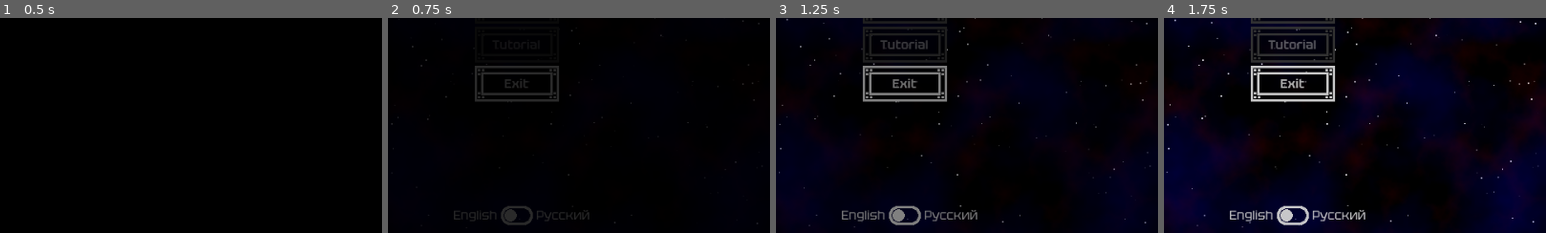
Above: before the commit, frames 1-4 (left to right).
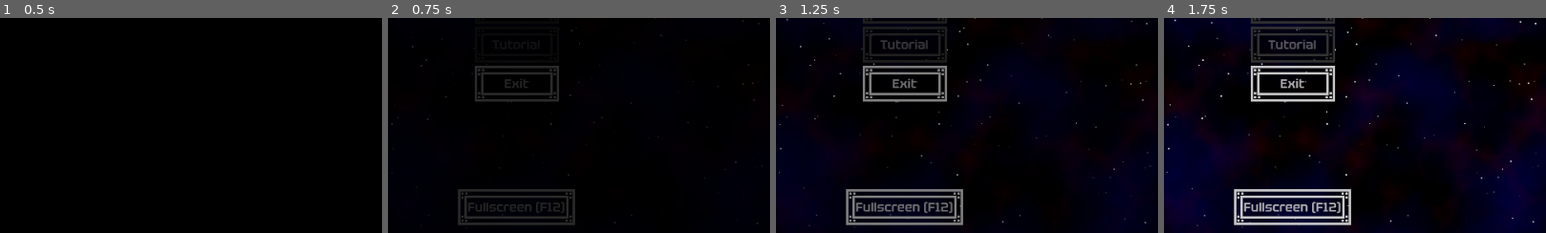
Above: after the commit, the same moments.

Repository: kedalovo/-SG-Spaceship-Management
Game: Godot game, scene res://Start Menu/start_menu.tscn
Same seed, same stepped clock (60 frames per second), same inputs: the game is played once before the commit and once after it.
Inputs (mouse positions are % of the whole screen's width and height, from its top left):
- Up to frame 1 (0.5 s): no input
- Up to frame 2 (0.75 s): click "New game" at 0.5 s
- Up to frame 3 (1.25 s): no input
- Up to frame 4 (1.75 s): move the mouse to (72, 45) at 1.27 s; hold Right (right) from 1.28 s (still down); hold ` (test_quote) from 1.28 s (still down); click (72, 45) at 1.42 s
The pictures show only the part of the screen within x 33-83%, y 49-99%; the shares and areas given below are measured in that part.

Frame 1 is identical in both runs. In frame 2, 2.1% of the frame differs, in the area x 17-53%, y 79-97%; in frame 3, 3.0%; in frame 4, 3.1%.

Commit message:
Tweaked algae burn sound, interaction logic. Removed translation button, since translation works on it's own. Probably fixed the issue of counting algae properly.

Diff:
--- a/Game Scene/game.gd
+++ b/Game Scene/game.gd
@@ -116,6 +116,11 @@
 		load_game()
 		toggle_store(true)
 	else:
+		var dir: DirAccess = DirAccess.open("user://")
+		if dir.file_exists("user://save.tres"):
+			dir.remove("user://save.tres")
+		if dir.file_exists("user://perm_save.tres"):
+			dir.remove("user://perm_save.tres")
 		toggle_map(true)
 
 
@@ -263,6 +268,8 @@
 
 
 func save_game() -> void:
+	var is_permanent: bool = space.current_location.map_index.x in [4, 9]
+
 	var consumed_algae: Array[float] = []
 	var consumed_fuel_cell: Array[float] = []
 	var consumed_coolant_cell: Array[float] = []
@@ -312,12 +319,24 @@
 	new_save_data.map_path = map.path
 	new_save_data.current_location_index = space.current_location.map_index
 	new_save_data.current_map_level = map.current_level
-	ResourceSaver.save(new_save_data, "user://save.tres")
-	print("[SAVE] Save complete.")
+	if is_permanent:
+		ResourceSaver.save(new_save_data, "user://perm_save.tres")
+		print("[SAVE] Permasave complete.")
+	else:
+		ResourceSaver.save(new_save_data, "user://save.tres")
+		print("[SAVE] Save complete.")
 
 
 func load_game() -> void:
-	var save_data: save_game_template = ResourceLoader.load("user://save.tres")
+	var save_data: save_game_template
+	var dir: DirAccess = DirAccess.open("user://")
+	if dir.file_exists("user://save.tres"):
+		save_data = ResourceLoader.load("user://save.tres")
+	elif dir.file_exists("user://perm_save.tres"):
+		save_data = ResourceLoader.load("user://perm_save.tres")
+	else:
+		push_error("Tried to load non-existent save data")
+		return
 	for i in save_data.life_support_tier:
 		life_support_system.upgrade(i+1)
 	for i in save_data.engines_tier:
--- a/Game Scene/tutorial.gd
+++ b/Game Scene/tutorial.gd
@@ -66,6 +66,7 @@
 			proceed()
 			request.emit("systems")
 		&"tutorial_8_end":
+			game_manager.is_tutorial = false
 			get_tree().change_scene_to_file("res://Start Menu/start_menu.tscn")
 
 
--- a/Resources/Locale.csv
+++ b/Resources/Locale.csv
@@ -211,3 +211,4 @@
 Желаю вам удачи в следующем приключении!"
 VICTORY_MENU,Main menu,Выйти в меню
 VICTORY_EXIT,Exit to desktop,Выйти на рабочий стол
+BTN_FULLSCREEN,Fullscreen (F12),Полный экран (F12)
--- a/Start Menu/start_menu.gd
+++ b/Start Menu/start_menu.gd
@@ -33,7 +33,7 @@
 	Input.set_custom_mouse_cursor(CURSOR_POINTER, Input.CURSOR_POINTING_HAND)
 	noise.texture.noise.seed = randi()
 	noise_2.texture.noise.seed = randi()
-	if FileAccess.file_exists("user://save.tres"):
+	if FileAccess.file_exists("user://save.tres") or FileAccess.file_exists("user://perm_save.tres"):
 		continue_button.disabled = false
 
 
@@ -174,3 +174,16 @@
 func _on_check_button_mouse_entered() -> void:
 	if !is_finished_loading:
 		button_hover_audio.play()
+
+
+func _on_fullscreen_button_pressed() -> void:
+	button_press_audio.play()
+	if DisplayServer.window_get_mode() == DisplayServer.WindowMode.WINDOW_MODE_WINDOWED:
+		DisplayServer.window_set_mode(DisplayServer.WINDOW_MODE_EXCLUSIVE_FULLSCREEN)
+	elif DisplayServer.window_get_mode() == DisplayServer.WindowMode.WINDOW_MODE_EXCLUSIVE_FULLSCREEN:
+		DisplayServer.window_set_mode(DisplayServer.WINDOW_MODE_WINDOWED)
+
+
+func _on_fullscreen_button_mouse_entered() -> void:
+	if !is_finished_loading:
+		button_hover_audio.play()
--- a/Start Menu/start_menu.tscn
+++ b/Start Menu/start_menu.tscn
@@ -436,18 +436,26 @@
 alignment = 1
 
 [node name="English Label" type="Label" parent="Background Container/Margin/Language HBox"]
+visible = false
 layout_mode = 2
 size_flags_horizontal = 10
 text = "English"
 
 [node name="CheckButton" type="CheckButton" parent="Background Container/Margin/Language HBox"]
+visible = false
 layout_mode = 2
 size_flags_horizontal = 4
 
 [node name="Russian Label" type="Label" parent="Background Container/Margin/Language HBox"]
+visible = false
 layout_mode = 2
 size_flags_horizontal = 2
 text = "Русский"
+
+[node name="Fullscreen Button" type="Button" parent="Background Container/Margin/Language HBox"]
+layout_mode = 2
+size_flags_horizontal = 6
+text = "BTN_FULLSCREEN"
 
 [node name="VBox" type="VBoxContainer" parent="Background Container/Margin"]
 layout_mode = 2
@@ -563,6 +571,8 @@
 
 [connection signal="mouse_entered" from="Background Container/Margin/Language HBox/CheckButton" to="." method="_on_check_button_mouse_entered"]
 [connection signal="toggled" from="Background Container/Margin/Language HBox/CheckButton" to="." method="_on_check_button_toggled"]
+[connection signal="mouse_entered" from="Background Container/Margin/Language HBox/Fullscreen Button" to="." method="_on_fullscreen_button_mouse_entered"]
+[connection signal="pressed" from="Background Container/Margin/Language HBox/Fullscreen Button" to="." method="_on_fullscreen_button_pressed"]
 [connection signal="mouse_entered" from="Background Container/Margin/VBox/Start Button" to="." method="_on_start_button_mouse_entered"]
 [connection signal="pressed" from="Background Container/Margin/VBox/Start Button" to="." method="_on_start_button_pressed"]
 [connection signal="mouse_entered" from="Background Container/Margin/VBox/Continue Button" to="." method="_on_continue_button_mouse_entered"]
--- a/Systems/Life Support/Algae/algae.gd
+++ b/Systems/Life Support/Algae/algae.gd
@@ -45,9 +45,8 @@
 
 
 func _on_input_event(_viewport: Node, event: InputEvent, _shape_idx: int) -> void:
-	if event is InputEventMouseButton and event.is_pressed() and Input.is_mouse_button_pressed(MOUSE_BUTTON_LEFT) and !is_held:
-		if !is_cooked:
-			print("[ALGAE] Picked up")
+	if event is InputEventMouseButton and event.is_pressed() and Input.is_mouse_button_pressed(MOUSE_BUTTON_LEFT) and !is_held and !is_cooking:
+		print("[ALGAE] Picked up")
 		is_held = true
 		sound.pitch_scale = 1.0
 		sound.play()
--- a/Systems/Life Support/life_support_system.gd
+++ b/Systems/Life Support/life_support_system.gd
@@ -104,7 +104,7 @@
 
 func _on_cooker_area_body_entered(body: Node2D) -> void:
 	if body is Algae:
-		if !body.is_cooking and !body.is_cooked and body.health == 100.0:
+		if !body.is_cooking and !body.is_cooked and body.health == 100.0 and body not in algae_in_cooker:
 			game_manager.algae_amount -= 1
 			print("[VALUE-] Algae removed, now ", game_manager.algae_amount)
 			algae_in_cooker.append(body)
Binary file changed: Resources/Locale.en.translation
Binary file changed: Resources/Locale.ru.translation
Not shown, changed: Resources/SFX/UI/Algae burn.wav
